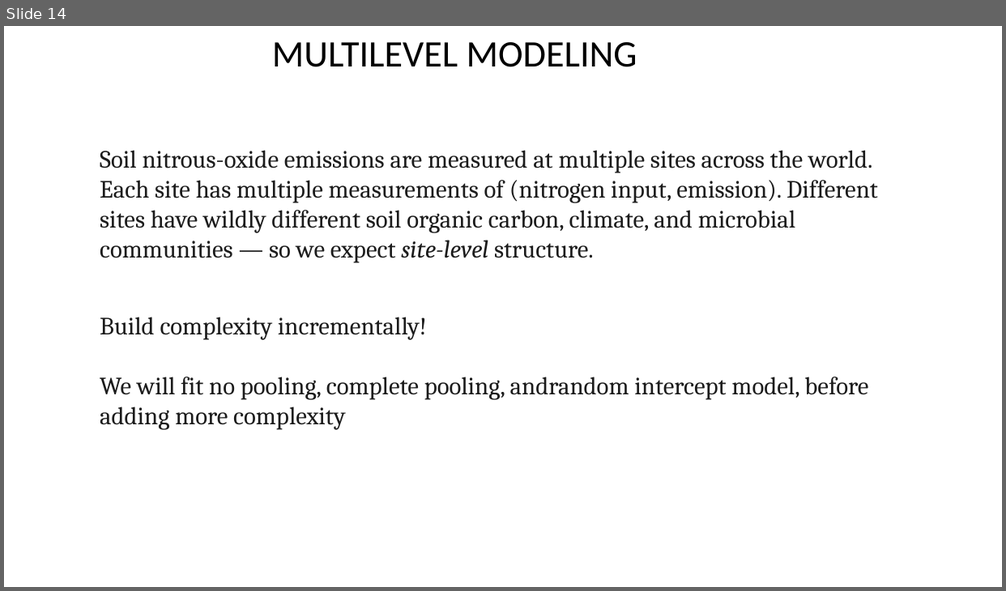
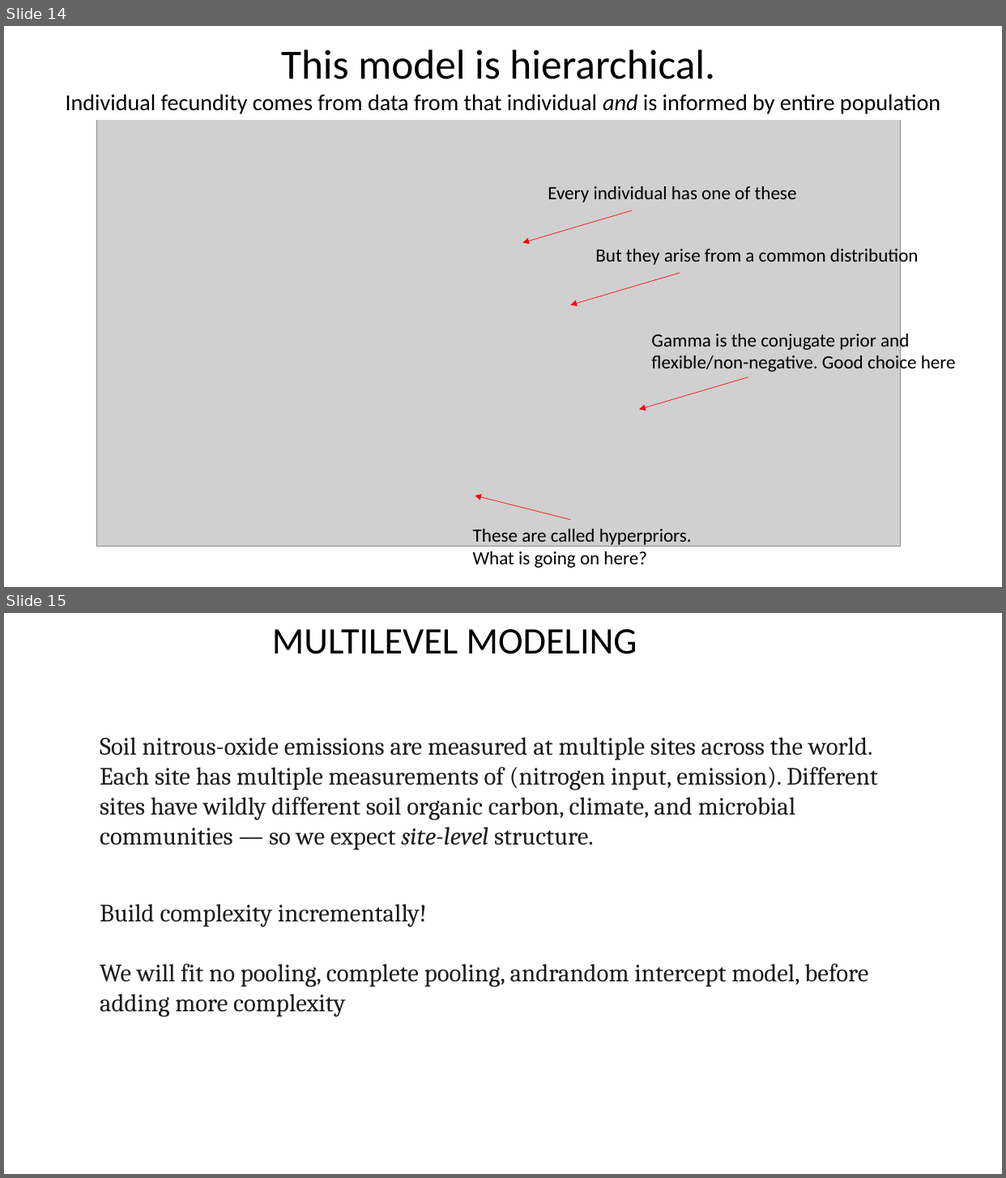
Before and after one commit to taaltree/FW536, a slide deck: Day5_BayesII/FW536_Day5_BayesII_nosoln_accessible.pptx. Shown one above the other, each under a label of ours: slide 14 before the commit, slides 14 and 15 after it. The pictures are 1006x591 and 1006x1178 pixels, drawn with LibreOffice and Linux fonts; fonts in the diff are those of the drawing; grey boxes stand for pictures. Boxes give left, top, right and bottom in pixels: in the first picture for what was removed or moved away, otherwise in the second. Text is boxed around its words. In the diff, an @@ line names an element or a change of style, - is before the commit and + after.

```diff
--- a/Day5_BayesII/FW536_Day5_BayesII_nosoln_accessible.pptx
+++ b/Day5_BayesII/FW536_Day5_BayesII_nosoln_accessible.pptx
@@ slide 14 added at [4,26,1002,587], background #FFFFFF @@
@@ rectangle added at [4,34,1002,120], fill #FFFFFF, 22 pt, text #000000 @@
+This model is hierarchical.
+Individual fecundity comes from data from that individual and is informed by entire population
@@ picture added at [97,37,901,547] @@
@@ text added at [548,186,797,203], 18 pt, text #000000 @@
+Every individual has one of these
@@ arrow added from (632, 211) to (522, 243), #FF0000 0.5 pt @@
@@ text added at [595,246,918,267], 18 pt, text #000000 @@
+But they arise from a common distribution
@@ arrow added from (680, 273) to (571, 305), #FF0000 0.5 pt @@
@@ text added at [651,331,956,374], 18 pt, text #000000 @@
+Gamma is the conjugate prior and flexible/non-negative. Good choice here
@@ arrow added from (748, 377) to (640, 409), #FF0000 0.5 pt @@
@@ arrow added from (571, 520) to (475, 496), #FF0000 0.5 pt @@
@@ text added at [473,529,692,568], 18 pt, text #000000 @@
+These are called hyperpriors.
+What is going on here?
@@ what was slide 14 is now slide 15 @@
```
Also in this commit, not shown: 8 other files.
